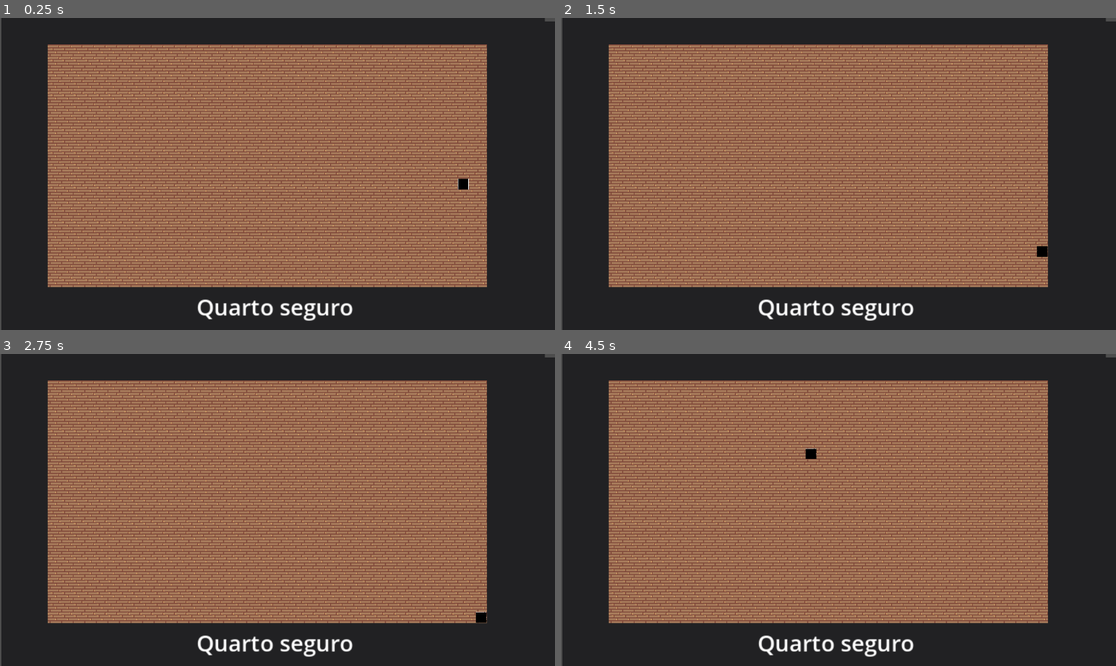
Above: before the commit, frames 1-4 (two rows, left to right).
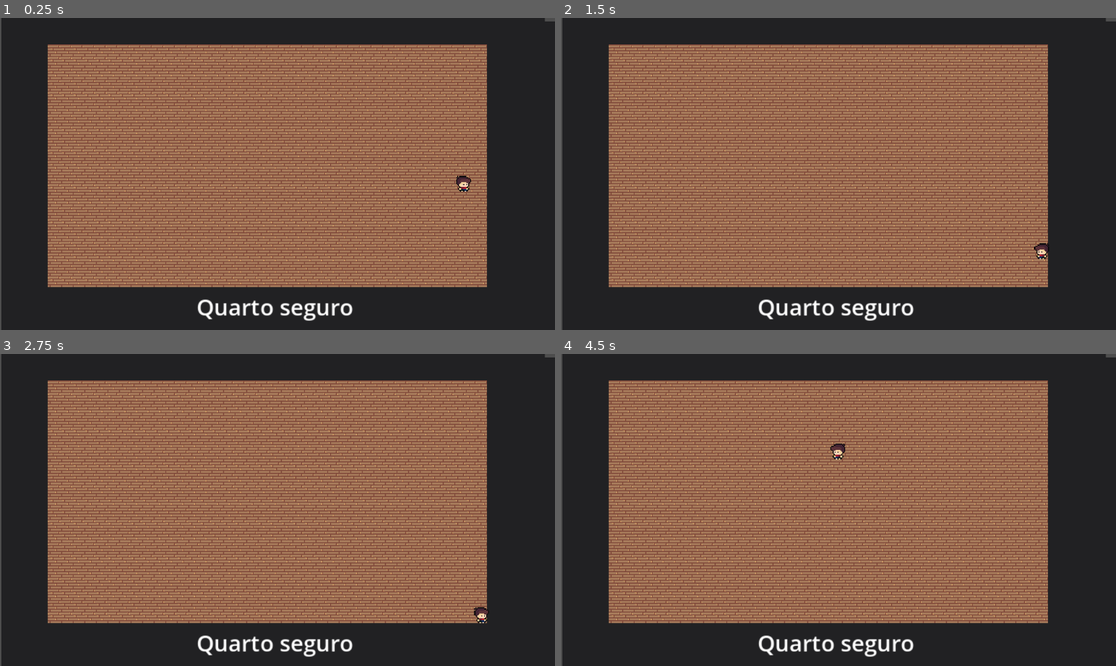
Above: after the commit, the same moments.

Repository: GabO-y/Game-Project_Comp.-Grafica
Game: Godot game, scene res://Cenas/House/House.tscn
The game is run twice, just before and just after one commit, with the same random seed, the same clock (stepped at 60 frames per second) and the same inputs.
Inputs (mouse positions are in pixels of both pictures, inside the frame that each line leads up to):
- Up to frame 1 (0.25 s): no input
- Up to frame 2 (1.5 s): tap Enter at 0.5 s; move the mouse to (960, 158) at 0.52 s; hold Right (ui_right) 0.53-1.28 s; tap Space (dash) at 0.6, 1.25, 1.35 s; move the mouse to (727, 189) at 1.27 s; hold Down (ui_down) from 1.28 s (still down)
- Up to frame 3 (2.75 s): tap Enter at 2 s; move the mouse to (333, 441) at 2.02 s; release Down (ui_down) at 2.03 s; hold Right (ui_right) from 2.03 s (still down); tap Space (dash) at 2.1 s
- Up to frame 4 (4.5 s): tap Space (dash) at 2.75, 2.85, 3.6, 4.35 s; move the mouse to (810, 572) at 2.77 s; release Right (ui_right) at 2.78 s; hold Up (ui_up) 2.78-3.53 s; move the mouse to (1005, 556) at 3.52 s; hold Left (ui_left) from 3.53 s (still down); move the mouse to (672, 463) at 4.27 s

The runs differ from the first frame. In frame 1, 0.1% of the frame differs, in the area x 82-85%, y 50-56%; in frame 2, 0.1%; in frame 3, 0.1%; in frame 4, 0.2%, in the area x 44-52%, y 28-34%.

Commit message:
animações teste

Diff:
--- a/Cenas/Enemie/Enemie.tscn
+++ b/Cenas/Enemie/Enemie.tscn
@@ -10,8 +10,6 @@
 script = ExtResource("1_mqwc4")
 
 [node name="CharacterBody2D" type="CharacterBody2D" parent="."]
-collision_layer = 2
-collision_mask = 2
 
 [node name="Sprite2D" type="Sprite2D" parent="CharacterBody2D"]
 position = Vector2(-1, -1)
--- a/Cenas/Enemie/Fantasm/Fantasm.tscn
+++ b/Cenas/Enemie/Fantasm/Fantasm.tscn
@@ -14,7 +14,6 @@
 script = ExtResource("1_fuhhv")
 
 [node name="CharacterBody2D" type="CharacterBody2D" parent="."]
-collision_mask = 2
 
 [node name="Sprite2D" type="Sprite2D" parent="CharacterBody2D"]
 position = Vector2(1.90735e-06, -1.90735e-06)
--- a/Cenas/Enemie/Fantasm/fantasm.gd
+++ b/Cenas/Enemie/Fantasm/fantasm.gd
@@ -7,6 +7,6 @@
 	damage = 5
 	speed = 100
 	life = 5
-	sizeChaseArea = 100
+	size_chase_area = 100
 
 	super._ready()
--- a/Cenas/Enemie/Spawner/enemie_spawaner.gd
+++ b/Cenas/Enemie/Spawner/enemie_spawaner.gd
@@ -29,20 +29,16 @@
 	update_enemies_activate()
 
 func get_random_point_in_area(area: Area2D) -> Vector2:
-	# 1. Pega o CollisionShape2D da área
 	var collision_shape = area.get_node("CollisionShape2D") as CollisionShape2D
 
-	# 2. Verifica se existe e tem um shape
 	if not collision_shape or not collision_shape.shape:
 		push_error("Area2D não tem CollisionShape2D ou shape definido!")
 		return area.global_position
 
-	# 3. Converte para CircleShape2D
 	if collision_shape.shape is CircleShape2D:
 		var circle = collision_shape.shape as CircleShape2D
 		var radius = circle.radius
 
-		# Gera um ponto aleatório dentro do círculo (distribuição uniforme)
 		var angle = randf_range(0, TAU)
 		var distance = sqrt(randf()) * radius
 
@@ -64,8 +60,11 @@
 
 	point = $Area2D.to_local(point)/2
 
-	var ene = type_enemie.instantiate()
+	var ene = type_enemie.instantiate() as Enemie
+
 	ene.global_position = point
+	ene.position_target = point
+
 
 	add_child(ene)
 	enemies.append(ene)
--- a/Cenas/Enemie/enemie.gd
+++ b/Cenas/Enemie/enemie.gd
@@ -8,10 +8,10 @@
 
 var bar: ProgressBar #Barra de progresso
 var body: CharacterBody2D #Corpo do inimigo
-var chaseArea: Area2D #Area que eu fica patrulhando
+var chase_area: Area2D #Area que eu fica patrulhando
 var player #Proprio jogador
-var positionTarget #Para onde ele deve andar
-var sizeChaseArea = 100 #Tamanho da area que um inimigo tem em perseguição
+var position_target #Para onde ele deve andar
+var size_chase_area = 100 #Tamanho da area que um inimigo tem em perseguição
 var atack_player = false #para verificar se esta atacando o player para ter que ficar parado
 var enemie_active = false #Caso o player nao estaja na sala desse inimigo, ele fica desativado
 
@@ -34,19 +34,19 @@
 		if i is ProgressBar:
 			bar = i
 		if i is Area2D:
-			chaseArea = i
-			for j in chaseArea.get_children():
+			chase_area = i
+			for j in chase_area.get_children():
 				if j is CollisionShape2D:
 					j.shape = CircleShape2D.new()
-					j.shape.radius = sizeChaseArea
+					j.shape.radius = size_chase_area
 
 	#quando o player entra na area de view, ele ativa a função para perseguição
-	chaseArea.body_entered.connect(_find_player)
+	chase_area.body_entered.connect(_find_player)
 	#se o player sair, ele volta a patrulhar
-	chaseArea.body_exited.connect(_scape_player)
+	chase_area.body_exited.connect(_scape_player)
 
 #	define a posição inicial que um monstro vai andar
-	positionTarget = get_random_point_in_area(chaseArea)
+	position_target = get_random_point_in_area(chase_area)
 
 	if bar != null:
 		bar.max_value = life
@@ -72,23 +72,23 @@
 func _physics_process(delta: float) -> void:
 	if !enemie_active: return
 
-	var lastPosition = Vector2(positionTarget.x, positionTarget.y)
+	var last_position = Vector2(position_target.x, position_target.y)
 
 	if player == null:
 
 		idleTime += delta
 
 		if idleTime >= 3:
-			positionTarget = get_random_point_in_area(chaseArea)
+			position_target = get_random_point_in_area(chase_area)
 			idleTime = 0
 	else:
-		positionTarget = player.global_position
+		position_target = player.global_position
 
 	if atack_player:
-		positionTarget = lastPosition
+		position_target = last_position
 
 
-	var direction = (positionTarget - body.global_position).normalized()
+	var direction = (position_target - body.global_position).normalized()
 
 	# Aplica movimento
 	body.velocity = direction * speed
@@ -107,12 +107,12 @@
 	else:
 		return
 
-	for i in chaseArea.get_children():
+	for i in chase_area.get_children():
 		if i is CollisionShape2D:
 			(i.shape as CircleShape2D).radius *= 2
 
 func _scape_player(_body: CharacterBody2D):
 	player = null
-	for i in chaseArea.get_children():
+	for i in chase_area.get_children():
 		if i is CollisionShape2D:
-			(i.shape as CircleShape2D).radius = sizeChaseArea
+			(i.shape as CircleShape2D).radius = size_chase_area
--- a/Cenas/House/house.gd
+++ b/Cenas/House/house.gd
@@ -12,6 +12,8 @@
 var spawns: Array[Spawn] = []
 
 func _ready() -> void:
+
+	Globals.player = player
 
 	for room in get_tree().get_nodes_in_group("rooms"):
 		if room.name == "SafeRoom":
--- a/Cenas/LightArmor/Lantern/lantern.gd
+++ b/Cenas/LightArmor/Lantern/lantern.gd
@@ -17,10 +17,10 @@
 	var dir = Vector2(x_axis, y_axis)
 
 	if dir.length() > 0.2: # deadzone
-		rotation = dir.angle()
-	else:
-		var mouse_pos = get_global_mouse_position()
-		dir = (mouse_pos - global_position).normalized()
 		rotation = dir.angle() - PI/2
+	#else:
+		#var mouse_pos = get_global_mouse_position()
+		#dir = (mouse_pos - global_position).normalized()
+		#rotation = dir.angle() - PI/2
 
 	super._process(delta)
--- a/Cenas/LightArmor/light_armor.gd
+++ b/Cenas/LightArmor/light_armor.gd
@@ -21,8 +21,6 @@
 	#Para todas as areas pegas, ele adiciona o sinal que verifica se um inimigo esta na luz
 	area.body_entered.connect(_init_time_hit)
 	area.body_exited.connect(_reset_time_hit)
-
-
 
 
 func _process(delta: float) -> void:
@@ -52,11 +50,9 @@
 		energie -= 0.1
 
 func set_activate(mode: bool):
-
 	activate = mode
 	area.monitoring = activate
 	area.visible = activate
-
 
 func _init_time_hit(ene: CharacterBody2D):
 	enemies_on_light[ene.get_parent() as Enemie] = 0.0
--- a/Cenas/Player/Player.tscn
+++ b/Cenas/Player/Player.tscn
@@ -1,31 +1,103 @@
-[gd_scene load_steps=5 format=3 uid="uid://clp3coh5mf60x"]
+[gd_scene load_steps=10 format=3 uid="uid://clp3coh5mf60x"]
 
 [ext_resource type="Script" uid="uid://cyt1w5e4h0e4" path="res://Cenas/Player/player.gd" id="1_yjlpd"]
-[ext_resource type="Texture2D" uid="uid://7daj5pugw3ai" path="res://Assets/Player/Sprites/pngtree-red-square-seal-png-image_2441737.jpg" id="1_ytnb3"]
+[ext_resource type="Texture2D" uid="uid://s13ld4xlponx" path="res://Assets/Player/Animations/left_back_idle.png" id="3_4o7c8"]
+[ext_resource type="Texture2D" uid="uid://csy1cwe0ag6ri" path="res://Assets/Player/Animations/left_idle.png" id="4_xjvfg"]
+[ext_resource type="Texture2D" uid="uid://rlw7bnd18ao7" path="res://Assets/Player/Animations/right_back_idle.png" id="5_bsnao"]
+[ext_resource type="Texture2D" uid="uid://r48tw2r6mk3l" path="res://Assets/Player/Animations/right_idle.png" id="6_qhdav"]
 
 [sub_resource type="RectangleShape2D" id="RectangleShape2D_pmvhq"]
-size = Vector2(16, 16)
+size = Vector2(15, 21)
 
 [sub_resource type="CircleShape2D" id="CircleShape2D_yjlpd"]
-radius = 7.0
+radius = 11.0
+
+[sub_resource type="LabelSettings" id="LabelSettings_6ihxy"]
+
+[sub_resource type="SpriteFrames" id="SpriteFrames_htvwm"]
+animations = [{
+"frames": [{
+"duration": 1.0,
+"texture": ExtResource("3_4o7c8")
+}],
+"loop": true,
+"name": &"left_back_idle",
+"speed": 5.0
+}, {
+"frames": [],
+"loop": true,
+"name": &"left_back_walk",
+"speed": 5.0
+}, {
+"frames": [{
+"duration": 1.0,
+"texture": ExtResource("4_xjvfg")
+}],
+"loop": true,
+"name": &"left_idle",
+"speed": 5.0
+}, {
+"frames": [],
+"loop": true,
+"name": &"left_walk",
+"speed": 5.0
+}, {
+"frames": [{
+"duration": 1.0,
+"texture": ExtResource("5_bsnao")
+}],
+"loop": true,
+"name": &"right_back_idle",
+"speed": 5.0
+}, {
+"frames": [],
+"loop": true,
+"name": &"right_back_walk",
+"speed": 5.0
+}, {
+"frames": [{
+"duration": 1.0,
+"texture": ExtResource("6_qhdav")
+}],
+"loop": true,
+"name": &"right_idle",
+"speed": 5.0
+}, {
+"frames": [],
+"loop": true,
+"name": &"right_walk",
+"speed": 5.0
+}]
 
 [node name="Player" type="Node2D" groups=["player"]]
 script = ExtResource("1_yjlpd")
 
 [node name="CharacterBody2D" type="CharacterBody2D" parent="." groups=["player"]]
-collision_mask = 4
-
-[node name="Sprite2D" type="Sprite2D" parent="CharacterBody2D"]
-scale = Vector2(0.0498311, 0.0498311)
-texture = ExtResource("1_ytnb3")
 
 [node name="CollisionShape2D" type="CollisionShape2D" parent="CharacterBody2D"]
+position = Vector2(0.5, 0.5)
 shape = SubResource("RectangleShape2D_pmvhq")
 
-[node name="Area2D" type="Area2D" parent="CharacterBody2D"]
-visible = false
+[node name="HitArea" type="Area2D" parent="CharacterBody2D"]
 
-[node name="CollisionShape2D" type="CollisionShape2D" parent="CharacterBody2D/Area2D"]
+[node name="CollisionShape2D" type="CollisionShape2D" parent="CharacterBody2D/HitArea"]
 visibility_layer = 2
 shape = SubResource("CircleShape2D_yjlpd")
 debug_color = Color(0.992689, 0, 0.248493, 0.42)
+
+[node name="Label" type="Label" parent="CharacterBody2D"]
+offset_left = -23.0
+offset_top = -31.0
+offset_right = 21.0
+offset_bottom = -20.0
+label_settings = SubResource("LabelSettings_6ihxy")
+autowrap_mode = 1
+justification_flags = 235
+clip_text = true
+
+[node name="AnimatedSprite2D" type="AnimatedSprite2D" parent="CharacterBody2D"]
+texture_filter = 1
+position = Vector2(-2.38419e-07, 2.38419e-07)
+scale = Vector2(1.375, 1.375)
+sprite_frames = SubResource("SpriteFrames_htvwm")
+animation = &"right_idle"
--- a/Cenas/Player/player.gd
+++ b/Cenas/Player/player.gd
@@ -3,6 +3,8 @@
 
 var armor: LightArmor
 var armorEnergie
+var input_vector
+
 
 var speed: float = 200
 var dash_speed: float = 600
@@ -15,24 +17,31 @@
 var dash_cooldown_timer: float = 0.0
 
 var can_teleport = true
+var last_direction_right
 
 @onready var playerBody := $CharacterBody2D as CharacterBody2D
+@onready var anim := $CharacterBody2D/AnimatedSprite2D
 
 var enemies_touch = {}
 
 func _ready() -> void:
 
-	var bodyArea = playerBody.get_node("Area2D") as Area2D
+	var hit_area = $CharacterBody2D/HitArea as Area2D
 
-	bodyArea.body_entered.connect(_touch_enemie)
-	bodyArea.body_exited.connect(_exit_enemie)
+	hit_area.body_entered.connect(_touch_enemie)
+	hit_area.body_exited.connect(_exit_enemie)
 
 	armor = preload("res://Cenas/LightArmor/Lantern/lantern.tscn").instantiate()
 	armor.player = self
 	add_child(armor)
 
+#Apenas para teste, apagar depois
+@onready var label = $CharacterBody2D/Label
+
 func _process(delta: float) -> void:
+	animation_logic()
 	takeDamagePlayerLogic(delta)
+	label.text = str("life: ", life, "\n")
 
 func _touch_enemie(body):
 	var ene = body.get_parent()
@@ -63,8 +72,8 @@
 			life -= ene.damage
 
 func _physics_process(delta: float) -> void:
-	var input_vector = Vector2.ZERO
 
+	input_vector = Vector2.ZERO
 	# Joystick
 	input_vector.x = Input.get_joy_axis(0, JOY_AXIS_LEFT_X)
 	input_vector.y = Input.get_joy_axis(0, JOY_AXIS_LEFT_Y)
@@ -107,3 +116,39 @@
 		playerBody.velocity = input_vector * speed
 
 	playerBody.move_and_slide()
+
+func animation_logic():
+
+	var right_x = Input.get_joy_axis(0, JOY_AXIS_RIGHT_X) # mesmo que 2
+	var right_y = Input.get_joy_axis(0, JOY_AXIS_RIGHT_Y) # mesmo que 3
+
+# Cria o vetor de direção
+	var dir = Vector2(right_x, right_y)
+
+# Se quiser normalizar (pra usar só direção, ignorando intensidade)
+	if dir.length() > 0.2: # deadzone (evita drift)
+		dir = dir.normalized()
+		last_direction_right = dir
+	else:
+		dir = Vector2(input_vector.x, input_vector.y)
+
+
+	var play = ""
+
+	if dir.length() > 0.2:
+		if dir.x > 0:
+			play += "right_"
+		else:
+			play += "left_"
+
+		if dir.y < 0:
+			play += "back_"
+
+		if input_vector.length() < 0.2:
+			play += "idle"
+		else:
+			#play += "walk" enquanto ainda nao tem as andando
+			play += "idle"
+
+	anim.play(play)
+	print(play)
--- a/Cenas/Rooms/Hallway1_Room.tscn
+++ b/Cenas/Rooms/Hallway1_Room.tscn
@@ -286,7 +286,7 @@
 5:12/0 = 0
 
 [sub_resource type="TileSet" id="TileSet_oldmg"]
-physics_layer_0/collision_layer = 4
+physics_layer_0/collision_layer = 1
 sources/0 = SubResource("TileSetAtlasSource_yqgoo")
 sources/1 = SubResource("TileSetAtlasSource_ji4dc")
 
--- a/Cenas/Rooms/Safe_Room.tscn
+++ b/Cenas/Rooms/Safe_Room.tscn
@@ -284,7 +284,7 @@
 5:12/0 = 0
 
 [sub_resource type="TileSet" id="TileSet_cuug0"]
-physics_layer_0/collision_layer = 4
+physics_layer_0/collision_layer = 1
 sources/0 = SubResource("TileSetAtlasSource_0k1ya")
 sources/1 = SubResource("TileSetAtlasSource_s361c")
 
--- a/Cenas/Rooms/Test.tscn
+++ b/Cenas/Rooms/Test.tscn
@@ -286,7 +286,7 @@
 5:12/0 = 0
 
 [sub_resource type="TileSet" id="TileSet_j4x1o"]
-physics_layer_0/collision_layer = 4
+physics_layer_0/collision_layer = 1
 sources/0 = SubResource("TileSetAtlasSource_q58lq")
 sources/1 = SubResource("TileSetAtlasSource_ncre6")
 
--- a/Cenas/Rooms/room.gd
+++ b/Cenas/Rooms/room.gd
@@ -4,16 +4,36 @@
 
 @export var finish = false
 var spaweners = []
+var doors: Array[Door]
 
 func _ready() -> void:
-	for spawn in get_children():
-		if spawn is Spawn:
-			spaweners.append(spawn)
+	for child in get_children():
+		if child is Spawn:
+			spaweners.append(child)
+		if child is Door:
+			doors.append(child)
 
 func is_clean() -> bool:
-
 	for i in get_children():
 		if i is Spawn:
 			if i.enemies.size() != 0: return false
 			if i.enemies_already_spawner < i.limit_spawn: return false
 	return true
+
+func desable():
+	switch_process(false)
+
+func enable():
+	switch_process(true)
+
+func switch_process(mode: bool):
+	if mode: show()
+	else: hide()
+
+	for item in get_children():
+		if item is Door:
+			item.area.set_deferred("monitoring", mode)
+		if item is TileMapLayer:
+			item.collision_enabled = mode
+		if item is Spawn:
+			item.enemies_active = mode
--- a/Cenas/Rooms/room_manager.gd
+++ b/Cenas/Rooms/room_manager.gd
@@ -5,14 +5,9 @@
 func _ready() -> void:
 
 	for room in get_tree().get_nodes_in_group("rooms"):
-		room.visible = false
-		for door in room.get_children():
-			if door is Door:
-				door.player_in.connect(_teleport)
-				door.area.monitoring = false
-			if door is TileMapLayer:
-				door.collision_enabled = false
-
+		room.desable()
+		for door in room.doors:
+			door.player_in.connect(_teleport)
 
 
 func _teleport(player, goTo):
--- a/globals.gd
+++ b/globals.gd
@@ -1,14 +1,15 @@
 extends Node
 
-var current_scene
+var current_scene: Room
 var last_scene
 var can_teleport = true
+var player: Player
 
 func desable_room():
-	change_mode(false)
+	current_scene.desable()
 
 func enable_room():
-	change_mode(true)
+	current_scene.enable()
 
 func set_teleport(can: bool):
 	if can:
@@ -18,22 +19,5 @@
 		Globals.can_teleport = false
 
 
-
-func change_mode(mode: bool):
-
-	current_scene.visible = mode
-
-	for i in current_scene.get_children():
-
-		if i is Spawn:
-			i.enemies_active = mode
-			for ene in i.get_children():
-				if ene is Enemie:
-					ene.enemie_active = mode
-		if i is Door:
-			i.area.set_deferred("monitoring", mode)
-		if i is TileMapLayer:
-			i.collision_enabled = mode
-
 func is_clean_room():
 	return current_scene.is_clean()
Binary file added: Assets/Player/Animations/left_back_idle.png
Not shown, added: Assets/Player/Animations/left_back_idle.png.import
Binary file added: Assets/Player/Animations/left_idle.png
Not shown, added: Assets/Player/Animations/left_idle.png.import
Binary file added: Assets/Player/Animations/player-spr.png
Not shown, added: Assets/Player/Animations/player-spr.png.import
Binary file added: Assets/Player/Animations/right_back_idle.png
Not shown, added: Assets/Player/Animations/right_back_idle.png.import
Binary file added: Assets/Player/Animations/right_idle.png
Not shown, added: Assets/Player/Animations/right_idle.png.import
Empty file added: Cenas/Player/label.gd
Not shown, added: Cenas/Player/label.gd.uid
